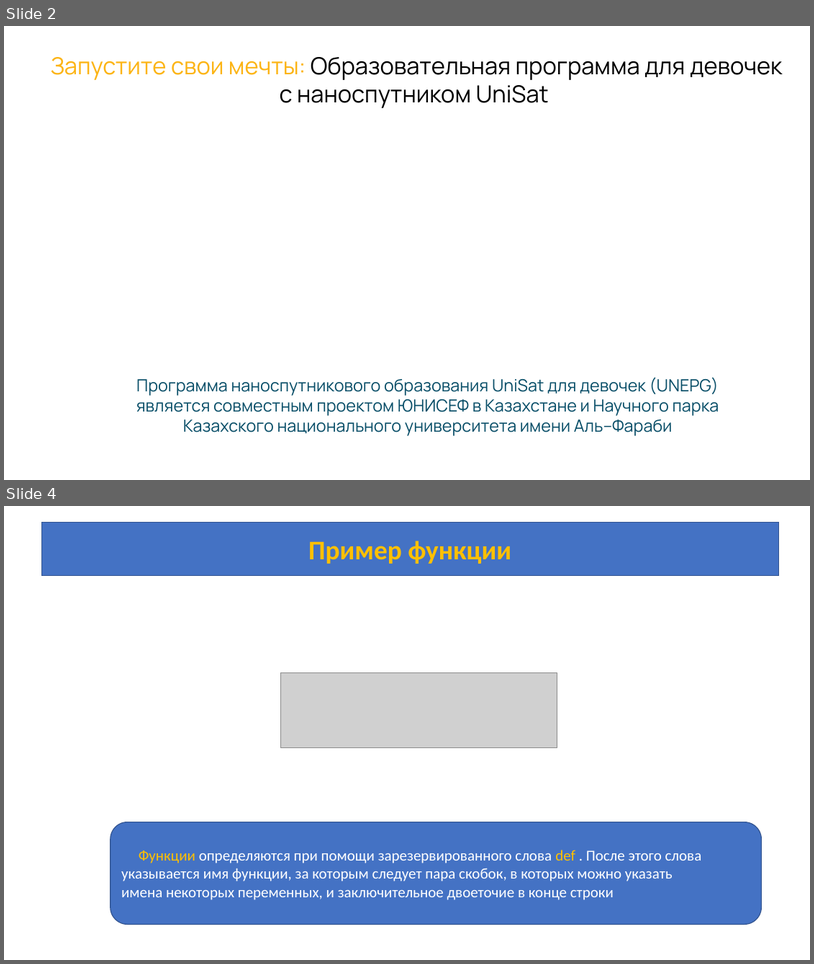
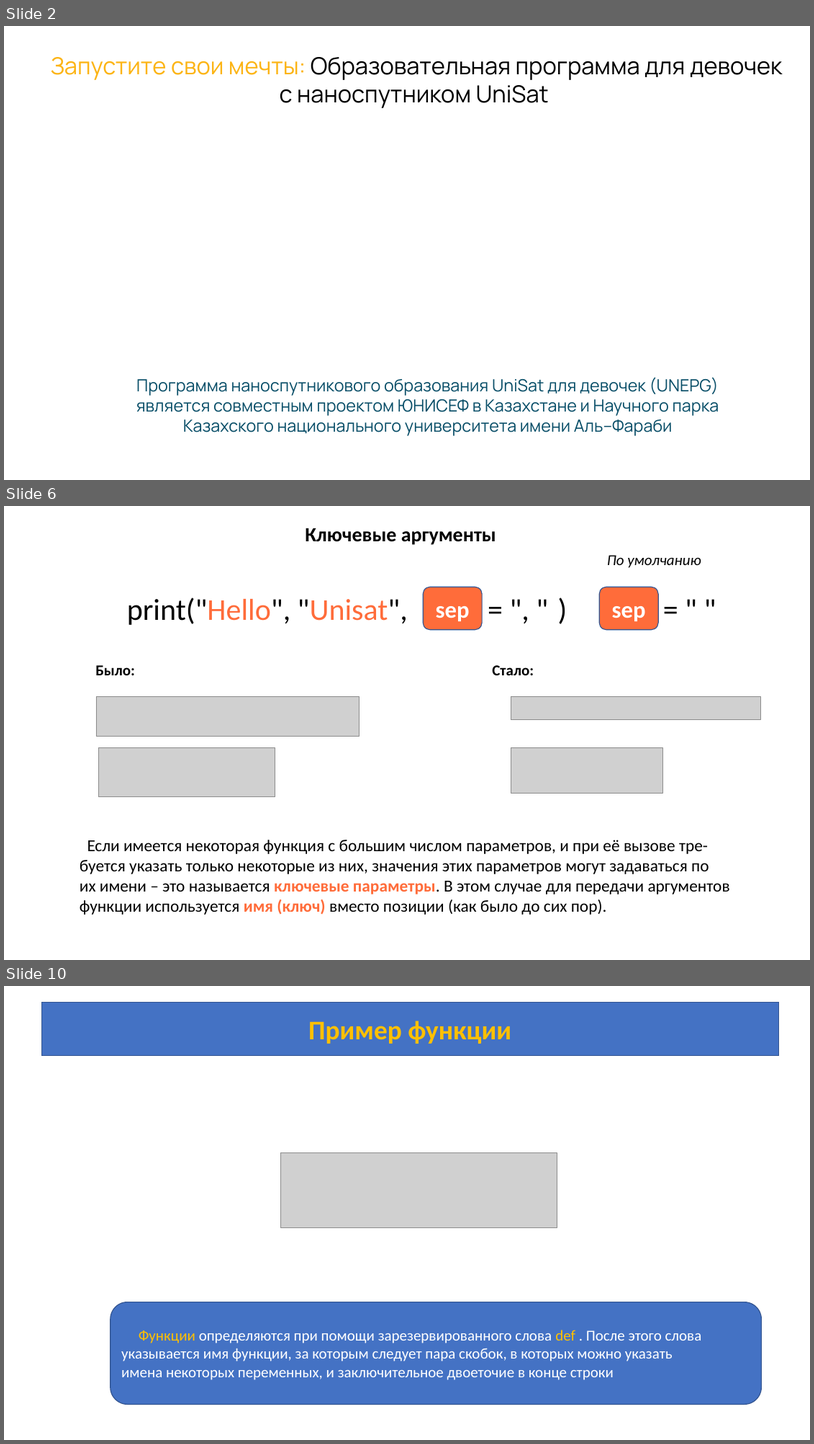
Before and after one commit to azamat7087/python_lessons_ver.2, a slide deck: lesson 5/Lesson_5.pptx. Shown one above the other, each under a label of ours: slides 2 and 4 before the commit, slides 2, 6 and 10 after it; the slides between them are not shown. The pictures are 814x964 and 814x1444 pixels, drawn with LibreOffice and Linux fonts; fonts in the diff are those of the drawing; grey boxes stand for pictures; background and template pictures are left out. Boxes give left, top, right and bottom in pixels: in the first picture for what was removed or moved away, otherwise in the second. Text is boxed around its words. In the diff, an @@ line names an element or a change of style, - is before the commit and + after.

```diff
--- a/lesson 5/Lesson_5.pptx
+++ b/lesson 5/Lesson_5.pptx
@@ slide 6 added at (4,506,810,960), background #FFFFFF @@
@@ text added at (305,528,496,545), 24 pt, text #000000, bold @@
+Ключевые аргументы
@@ text added at (607,555,701,568), 18 pt, text #000000, italic @@
+По умолчанию
@@ rounded rectangle added at (423,587,483,630), fill #FF6C3A, outline #325491 1 pt, 28 pt, text #FFFFFF, bold @@
+sep
@@ text added at (482,587,568,629), 36 pt, text #000000 @@
+= ", "
@@ rounded rectangle added at (600,587,659,630), fill #FF6C3A, outline #325491 1 pt, 28 pt, text #FFFFFF, bold @@
+sep
@@ text added at (651,587,726,629), 36 pt, text #000000 @@
+= " "
@@ text added at (127,597,408,625), 36 pt, text #000000 @@
+print("Hello", "Unisat", )
@@ text added at (95,665,135,675), 18 pt, text #000000, bold @@
+Было:
@@ text added at (492,665,534,675), 18 pt, text #000000, bold @@
+Стало:
@@ picture added at (96,697,359,736) @@
@@ picture added at (511,696,761,720) @@
@@ picture added at (98,748,275,797) @@
@@ picture added at (512,748,664,793) @@
@@ text added at (80,839,730,914), 20 pt, text #000000 @@
+Если имеется некоторая функция с большим числом параметров, и при её вызове тре-
+буется указать только некоторые из них, значения этих параметров могут задаваться по
+их имени – это называется ключевые параметры. В этом случае для передачи аргументов
+функции используется имя (ключ) вместо позиции (как было до сих пор).
@@ what was slide 4 is now slide 10 @@
```
Also in this commit, not shown: 5 slides changed, 5 other slides added.
